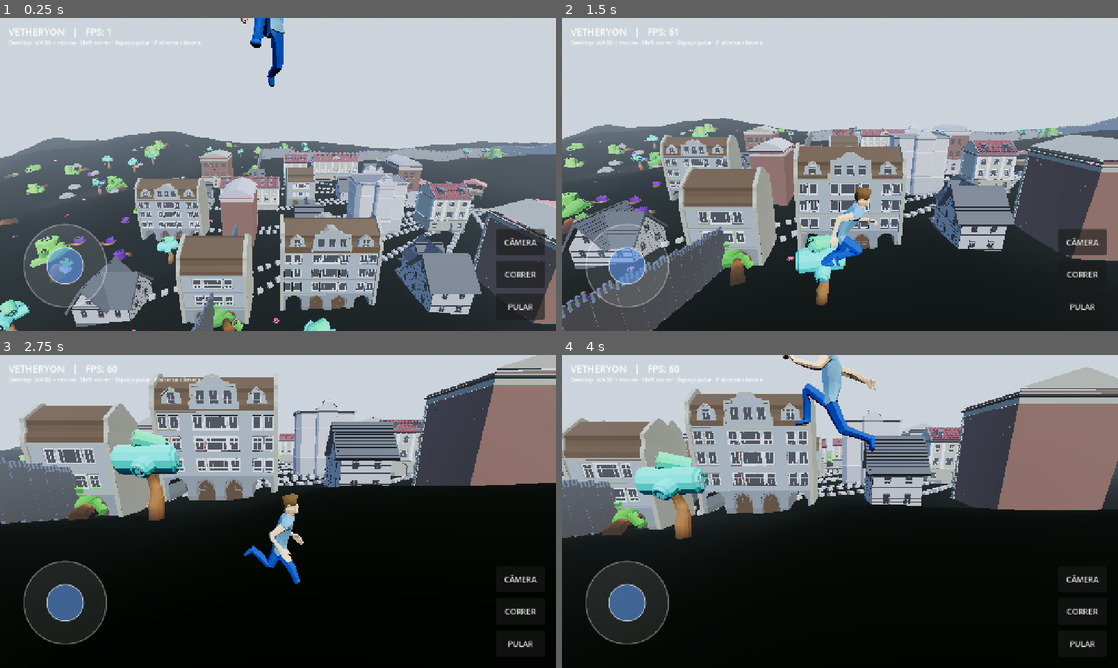
Above: before the commit, frames 1-4 (two rows, left to right).
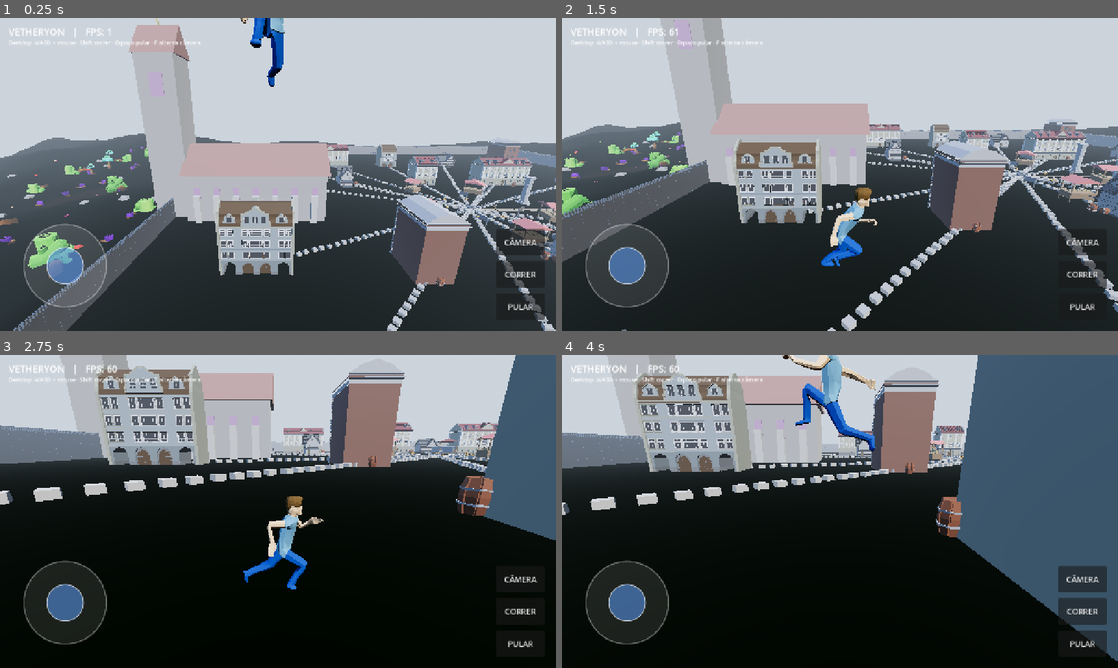
Above: after the commit, the same moments.

Repository: Souzzaaxzy/Vetheryon
Game: Godot game, scene res://src/world/main.tscn
Two runs of this game, one before a commit and one after it. Both use one fixed random seed, a clock stepped at 60 frames per second and the inputs below.
Inputs (mouse positions are in pixels of both pictures, inside the frame that each line leads up to):
- Up to frame 1 (0.25 s): no input
- Up to frame 2 (1.5 s): move the mouse to (962, 158) at 0.52 s; hold D (move_right) 0.53-1.25 s; hold Shift (run) 0.53-1.25 s; click (962, 158) at 0.67 s; tap Space (jump) at 0.77 s; drag from (728, 190) to (812, 237) at 1.27 s
- Up to frame 3 (2.75 s): move the mouse to (333, 442) at 2.02 s; hold D (move_right) from 2.03 s (still down); hold Shift (run) from 2.03 s (still down)
- Up to frame 4 (4 s): release D (move_right) at 2.75 s; release Shift (run) at 2.75 s; drag from (812, 574) to (673, 464) at 2.77 s; move the mouse to (1006, 558) at 3.52 s; hold A (move_left) from 3.53 s (still down); hold Shift (run) from 3.53 s (still down); tap Space (jump) at 3.77 s

The runs differ from the first frame. In frame 1, 39% of the frame differs, in the area x 0-100%, y 0-100%; in frame 2, 41%; in frame 3, 36%; in frame 4, 47%, in the area x 0-100%, y 0-98%.

Commit message:
Vilarejo centrado na muralha, terreno 100% reto e mais vida
- BUG: as casas eram posicionadas a partir de c.x - 5*spacing (tudo deslocado para
  a esquerda) -> saiam do muro e sobrava vazio a direita. Agora e uma GRADE
  SIMETRICA centrada no village_center (5 colunas x 4 fileiras), com a praca
  livre no meio e a rua principal indo do portao ate a igreja.
- Terreno: o achatamento era CIRCULAR (village_radius) mas a muralha e QUADRADA,
  entao os cantos ficavam com relevo. Agora o achatamento e QUADRADO
  (distancia de Chebyshev, village_half=96) -> variacao 0.0 dentro do muro.
- Natureza nao nasce mais dentro da muralha (exclusao quadrada).
- Vida: igreja no fim da rua, 48 props (barris, baus, colunas na rua, candelabros
  na praca), 612 tiles de pedra + 45 de terra.
- Verificado: 25 edificios dentro do muro, 0 fora.

Diff:
--- a/src/world/scatter.gd
+++ b/src/world/scatter.gd
@@ -48,6 +48,11 @@
 var _market: PackedScene
 var _road_dirt: PackedScene
 var _road_stone: PackedScene
+var _church: PackedScene
+var _barrel: PackedScene
+var _chest: PackedScene
+var _column: PackedScene
+var _candelabrum: PackedScene
 
 
 func _ready() -> void:
@@ -97,6 +102,11 @@
 	_banner = _try("res://assets/kit/Banner.glb")
 	_road_dirt = _try("res://assets/roads/road_dirt_straight.glb")
 	_road_stone = _try("res://assets/roads/road_stone_straight.glb")
+	_church = _try("res://assets/models/church.glb")
+	_barrel = _try("res://assets/props/Barrel.glb")
+	_chest = _try("res://assets/props/Chest.glb")
+	_column = _try("res://assets/props/Column.glb")
+	_candelabrum = _try("res://assets/props/Candelabrum.glb")
 
 
 func _ground(x: float, z: float) -> float:
@@ -110,7 +120,10 @@
 		if r < center_clear_radius:
 			continue
 		var p := Vector2(cos(a) * r, sin(a) * r)
-		if p.distance_to(_terrain.village_center) < _terrain.village_radius + 8.0:
+		# Não nascer natureza dentro da muralha (quadrada, com folga).
+		var dx: float = abs(p.x - _terrain.village_center.x)
+		var dz: float = abs(p.y - _terrain.village_center.y)
+		if maxf(dx, dz) < _terrain.village_half + 6.0:
 			continue
 		return Vector3(p.x, _ground(p.x, p.y), p.y)
 	return Vector3.ZERO
@@ -226,34 +239,50 @@
 	var c := _terrain.village_center
 	print("VILLAGE center=", c)
 
-	_place(_well, Vector3(c.x, _ground(c.x, c.y), c.y), 1.8 * building_scale * 0.5, 0.0)
+	# Muralha quadrada. Portão no lado +X. Tudo é posicionado em relação a isto.
+	var half := 90.0
+	var gate := Vector3(c.x + half, 0, c.y)
+
+	# --- Praça central: poço + estandartes ---
+	_place(_well, Vector3(c.x, _ground(c.x, c.y), c.y), 2.6, 0.0)
 	for i in range(4):
-		var a := float(i) / 4.0 * TAU
-		var bx := c.x + cos(a) * 12.0
-		var bz := c.y + sin(a) * 12.0
-		_place(_banner, Vector3(bx, _ground(bx, bz), bz), 3.0 * building_scale * 0.5, a)
-
+		var a := float(i) / 4.0 * TAU + 0.4
+		var bx := c.x + cos(a) * 11.0
+		var bz := c.y + sin(a) * 11.0
+		_place(_banner, Vector3(bx, _ground(bx, bz), bz), 4.2, a)
+
+	# --- Grade SIMÉTRICA de edifícios dentro da muralha ---
+	# 5 colunas x 4 fileiras (2 ao norte da rua, 2 ao sul) = 20 edifícios.
+	var cols := [-64.0, -32.0, 0.0, 32.0, 64.0]
+	var rows := [-58.0, -26.0, 26.0, 58.0]
+	var house_positions: Array[Vector3] = []
 	var placed := 0
-	var spacing := 11.0 * building_scale * 0.6
-	var house_positions: Array[Vector3] = []
-	for side in [-1, 1]:
-		for row in range(2):
-			for i in range(5):
-				var x := c.x - 5.0 * spacing + i * spacing
-				var z := c.y + float(side) * (7.0 + row * 16.0) * building_scale * 0.55
-				var yaw := 0.0 if side < 0 else PI
-				var scn: PackedScene = _houses[placed % _houses.size()] if placed % 3 == 0 else _buildings[placed % _buildings.size()]
-				_place(scn, Vector3(x, _ground(x, z), z), building_scale * _rng.randf_range(0.95, 1.1), yaw)
-				house_positions.append(Vector3(x, 0, z))
-				placed += 1
-
+	for rz in rows:
+		for cx in cols:
+			var x: float = c.x + cx
+			var z: float = c.y + rz
+			# A fileira do centro (x=0) deixa a praça livre perto do poço.
+			if abs(cx) < 1.0 and abs(rz) < 20.0:
+				continue
+			var yaw := 0.0 if rz < 0.0 else PI  # fachada virada para a rua central
+			var scn: PackedScene = _houses[placed % _houses.size()] if placed % 3 == 0 else _buildings[placed % _buildings.size()]
+			_place(scn, Vector3(x, _ground(x, z), z), building_scale * _rng.randf_range(0.9, 1.0), yaw)
+			house_positions.append(Vector3(x, 0, z))
+			placed += 1
+
+	# --- Igreja no fim da rua principal, oposta ao portão ---
+	if _church:
+		var gx := c.x - 66.0
+		_place(_church, Vector3(gx, _ground(gx, c.y), c.y), 2.4, -PI / 2)
+
+	# --- Mercados ao redor da praça ---
 	for i in range(market_count):
 		var a := float(i) / float(market_count) * TAU + 0.4
-		var mx := c.x + cos(a) * 16.0
-		var mz := c.y + sin(a) * 16.0
-		_place(_market, Vector3(mx, _ground(mx, mz), mz), building_scale * 0.6, atan2(c.x - mx, c.y - mz))
-
-	var half := 70.0
+		var mx := c.x + cos(a) * 18.0
+		var mz := c.y + sin(a) * 18.0
+		_place(_market, Vector3(mx, _ground(mx, mz), mz), building_scale * 0.55, atan2(c.x - mx, c.y - mz))
+
+	# --- Torres nos 4 cantos ---
 	for sx in [-1, 1]:
 		for sz in [-1, 1]:
 			var tx: float = c.x + float(sx) * half
@@ -261,9 +290,46 @@
 			_place(_towers[0], Vector3(tx, _ground(tx, tz), tz), tower_scale, 0.0)
 
 	_build_wall(c, half)
-	# Rede de caminhos: pedra das casas até a praça; terra da praça até o portão.
-	_build_roads(c, house_positions, Vector3(c.x + half, 0, c.y))
-	print("VILLAGE houses=", placed, " markets=", market_count)
+	# Rede de caminhos: pedra de cada edifício até a praça; terra da praça ao portão.
+	_build_roads(c, house_positions, gate)
+	# Detalhes que dão vida: barris, baús, candelabros e colunas.
+	_dress_village(c, house_positions)
+	print("VILLAGE houses=", placed, " markets=", market_count, " half=", half)
+
+
+## Enfeites: barris/baús junto das casas, colunas no caminho e candelabros na praça.
+func _dress_village(c: Vector2, houses: Array[Vector3]) -> void:
+	var n := 0
+	for h in houses:
+		# Barril e baú ao lado de cada edifício.
+		for _k in range(_rng.randi_range(1, 2)):
+			var a := _rng.randf() * TAU
+			var p := h + Vector3(cos(a), 0, sin(a)) * _rng.randf_range(4.0, 6.5)
+			p.y = _ground(p.x, p.z)
+			_place(_barrel, p, building_scale * 0.5, _rng.randf() * TAU)
+			n += 1
+		if _rng.randf() < 0.5:
+			var p2 := h + Vector3(_rng.randf_range(-5, 5), 0, _rng.randf_range(-5, 5))
+			p2.y = _ground(p2.x, p2.z)
+			_place(_chest, p2, building_scale * 0.5, _rng.randf() * TAU)
+			n += 1
+
+	# Colunas ladeando a rua principal (do portão à praça).
+	for k in range(3):
+		for side in [-1, 1]:
+			var p := Vector3(c.x + 22.0 + k * 14.0, 0, c.y + float(side) * 5.5)
+			p.y = _ground(p.x, p.z)
+			_place(_column, p, building_scale * 0.7, 0.0)
+			n += 1
+
+	# Candelabros na praça.
+	for i in range(6):
+		var a := float(i) / 6.0 * TAU
+		var p := Vector3(c.x + cos(a) * 7.5, 0, c.y + sin(a) * 7.5)
+		p.y = _ground(p.x, p.z)
+		_place(_candelabrum, p, building_scale * 0.7, a)
+		n += 1
+	print("VILLAGE props=", n)
 
 
 func _tile_multimesh(scene: PackedScene, transforms: Array[Transform3D]) -> void:
--- a/src/world/terrain.gd
+++ b/src/world/terrain.gd
@@ -16,9 +16,13 @@
 @export var seed: int = 20261104
 @export var bedrock_depth: float = 60.0
 @export var village_center: Vector2 = Vector2(60.0, -60.0)
-@export var village_radius: float = 62.0
+## Meia-largura da área PLANA dentro da muralha (a vila é quadrada).
+@export var village_half: float = 96.0
+## Faixa de transição suave do platô para o terreno natural (fora do muro).
+@export var village_blend: float = 14.0
 
 var _noise: FastNoiseLite
+var _village_ground: float = 0.0
 
 
 func _ready() -> void:
@@ -27,18 +31,23 @@
 	_noise.frequency = noise_frequency
 	_noise.seed = seed
 	_noise.fractal_octaves = 5
+	_village_ground = _noise.get_noise_2d(village_center.x, village_center.y) * height_scale
 	_build()
 
 
-## Altura do terreno em (x, z). Achata a área da vila para um plateau reto.
+## Altura do terreno em (x, z). Dentro da muralha o terreno é COMPLETAMENTE reto;
+## fora dela volta suavemente ao relevo natural.
 func height_at(x: float, z: float) -> float:
 	var h := _noise.get_noise_2d(x, z) * height_scale
-	var d := Vector2(x, z).distance_to(village_center)
-	if d < village_radius:
-		# Interpola suavemente para a altura do centro da vila.
-		var flat := _noise.get_noise_2d(village_center.x, village_center.y) * height_scale
-		var t := smoothstep(village_radius * 0.65, village_radius, d)
-		h = lerp(flat, h, t)
+	# Distância "quadrada" (Chebyshev) até o centro — casa com a muralha quadrada.
+	var dx: float = abs(x - village_center.x)
+	var dz: float = abs(z - village_center.y)
+	var d: float = maxf(dx, dz)
+	if d <= village_half:
+		return _village_ground
+	if d < village_half + village_blend:
+		var t := smoothstep(village_half, village_half + village_blend, d)
+		return lerp(_village_ground, h, t)
 	return h
 
 
Binary file added: assets/props/Barrel.glb
Binary file added: assets/props/Candelabrum.glb
Binary file added: assets/props/Candle.glb
Binary file added: assets/props/Carpet.glb
Binary file added: assets/props/Chest.glb
Binary file added: assets/props/Column.glb
